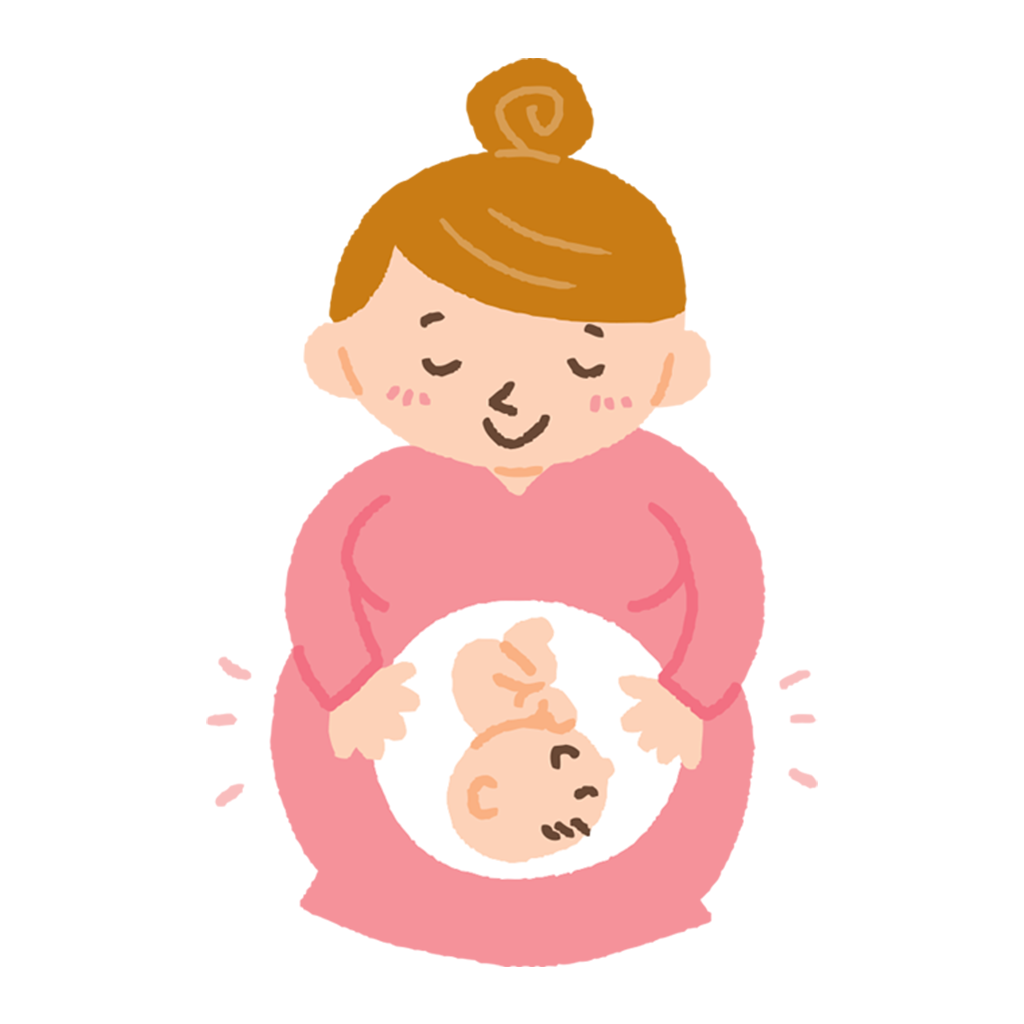
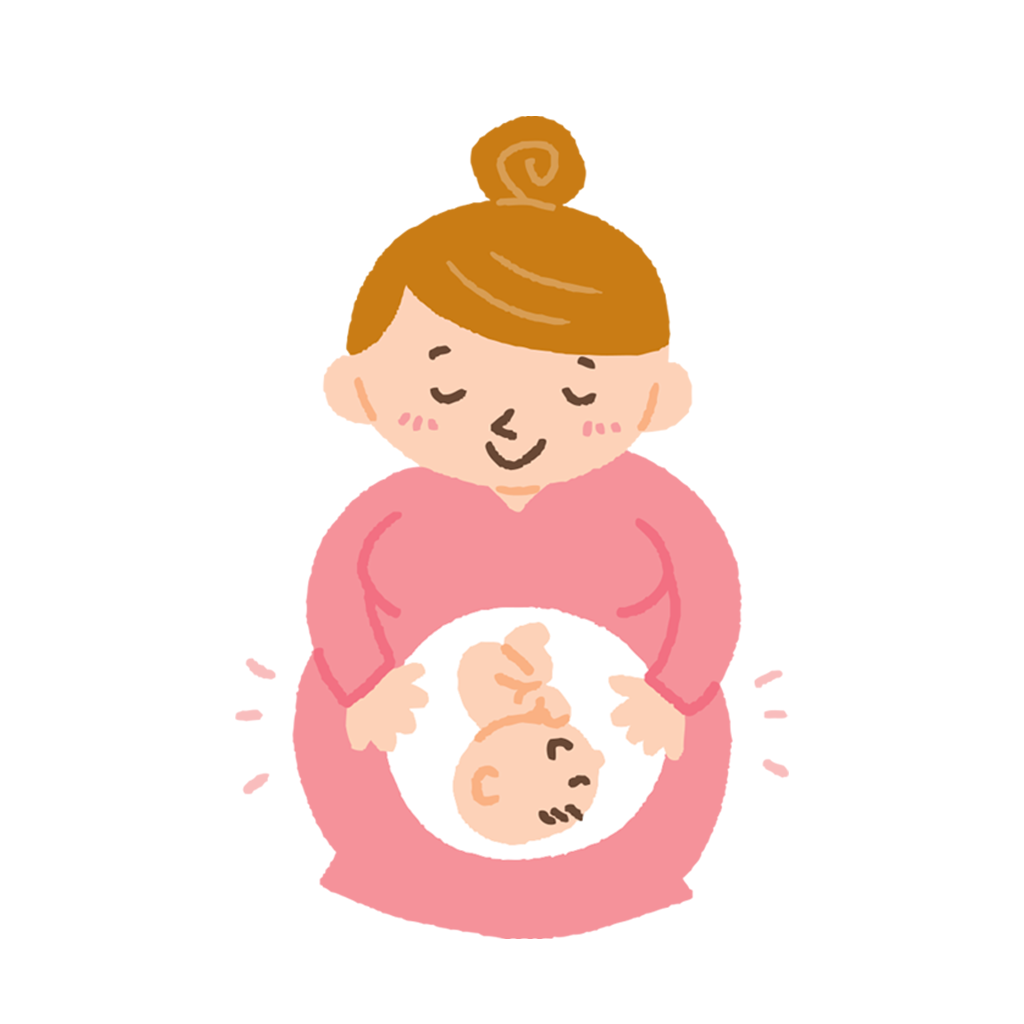
Revision of a layered 1024 x 1024 image; what changed, layer by layer:
painted on "launcher_icon" over <box>206,58,818,967</box>
